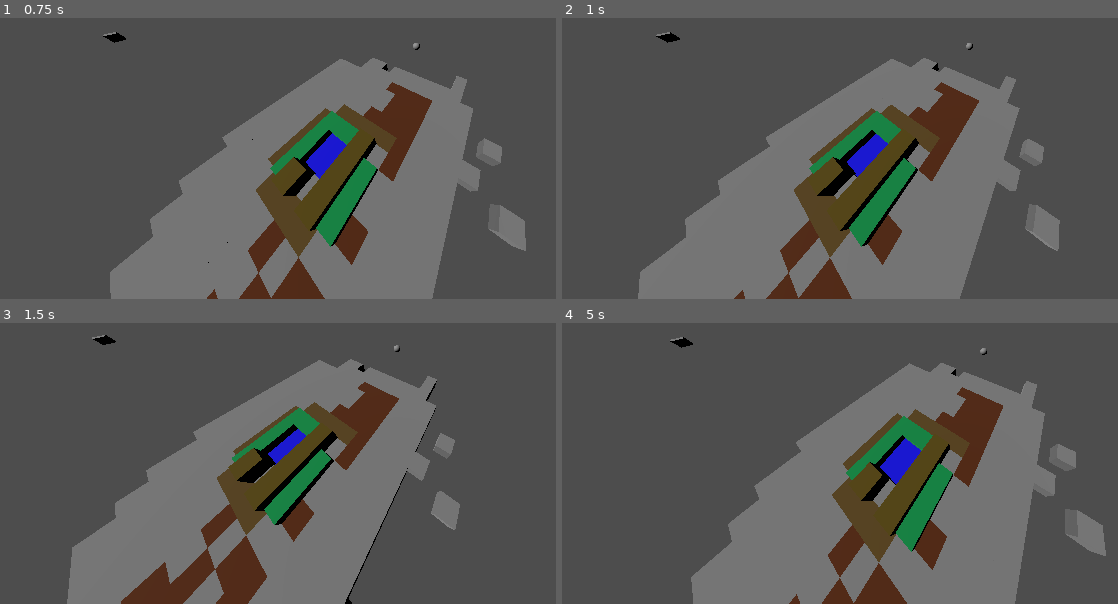
Above: before the commit, frames 1-4 (two rows, left to right).
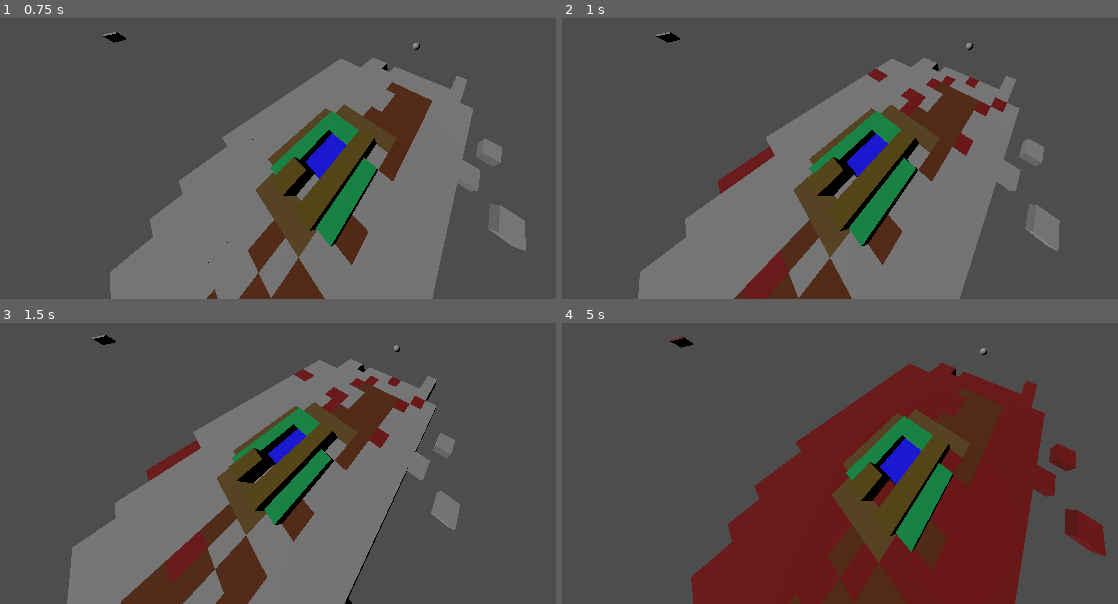
Above: after the commit, the same moments.

Repository: 100-Devs-1-Game/AsteroidFarming
Game: Godot game, scene res://scenes/main_scene.tscn
The game is run twice, just before and just after one commit, with the same random seed, the same clock (stepped at 60 frames per second) and the same inputs.
Inputs (mouse positions are in pixels of both pictures, inside the frame that each line leads up to):
- Up to frame 1 (0.75 s): tap Enter at 0.5 s; move the mouse to (outside the picture) at 0.52 s; hold D (move_right) from 0.53 s (still down); click (outside the picture) at 0.67 s
- Up to frame 2 (1 s): keep holding D (move_right)
- Up to frame 3 (1.5 s): move the mouse to (239, 401) at 1.27 s; release D (move_right) at 1.28 s; hold S (move_back) from 1.28 s (still down)
- Up to frame 4 (5 s): move the mouse to (outside the picture) at 2.02 s; release S (move_back) at 2.03 s; hold D (move_right) 2.03-2.78 s; move the mouse to (923, 469) at 2.77 s; hold W (move_forward) 2.78-3.53 s; click (923, 469) at 2.92 s; move the mouse to (outside the picture) at 3.52 s; hold A (move_left) from 3.53 s (still down); move the mouse to (outside the picture) at 4.27 s

Frame 1 is identical in both runs. In frame 2, 2.0% of the frame differs, in the area x 28-81%, y 18-100%; in frame 3, 1.7%; in frame 4, 29%, in the area x 19-98%, y 4-100%.

Commit message:
cycles working now

Diff:
--- a/src/scenes/farm.gd
+++ b/src/scenes/farm.gd
@@ -57,5 +57,50 @@
 		return cur
 	var element:FarmElement=self._element_dict.get(cur)
 	var res:int=element.manual_change(FarmConstants.TOOL.NOTHING)
-	print(cur,res)
 	return res
+
+func get_neighbours(cell:Vector3i,exclude_self:bool=true)->Dictionary[FarmConstants.TILE,int]:
+	var cells:Dictionary[Vector2i,int]={}
+	for i in range(-1,2):
+		for j in range(-1,2):
+			cells[Vector2i(i,j)]=self.get_cell_item(Vector3i(i,0,j))
+	if exclude_self:
+		cells.erase(Vector2i.ZERO)
+	var res:Dictionary[FarmConstants.TILE,int]
+	for key in cells:
+		var value:=cells[key]
+		if value not in range(FarmConstants.TILE.size()):
+			continue
+		res.get_or_add(value,0)
+		res[value]+=1
+	return res
+
+func determine_autochange(cell:Vector3i)->int:
+	var cur:=true_gridmap.get_cell_item(cell)
+	if cur not in self._element_dict:
+		return cur
+	var element:FarmElement=self._element_dict.get(cur)
+	var neigh:=self.get_neighbours(cell)
+	var res:int=element.auto_change(neigh)
+	return res
+
+func set_cell_res(cell:Vector3i,res:int):
+	true_gridmap.set_cell_item(cell,res)
+	if cell==cur_coords:
+		cur_stored=false
+	self.set_cell_item(cell,res)
+
+func run_cycle():
+	var new_ones:Dictionary[Vector3i,int]
+	for cell in self.get_used_cells():
+		var old:=self.get_cell_item(cell)
+		var size:=FarmConstants.TILE.size()
+		var new:int
+		# new=(abs(cell.x)+abs(cell.y))%size
+		new=self.determine_autochange(cell)
+		if new!=old:
+			new_ones[cell]=new
+	for cell in new_ones:
+		var new:=new_ones[cell]
+		self.set_cell_res(cell,new)
+	print(len(new_ones))
--- a/src/scenes/main_camera.gd
+++ b/src/scenes/main_camera.gd
@@ -1,10 +1,8 @@
-@tool
 class_name MainCamera extends Camera3D
 
 @export var move_speed:=5.0
 @export var rotate_speed:=1.0
 @export var farm:Farm
-@onready var ray_cast_3d: RayCast3D = $RayCast3D
 
 const RAYLEN:=10000
 const EPSILON:=0.1
@@ -16,9 +14,8 @@
 
 # Called every frame. 'delta' is the elapsed time since the previous frame.
 func _process(delta: float) -> void:
-	if not Engine.is_editor_hint():
-		move(delta)
-		interact()
+	move(delta)
+	interact()
 
 func move(delta: float):
 	var base_direction:=Input.get_vector("move_left","move_right","move_forward","move_back")
--- a/src/scenes/main_scene.tscn
+++ b/src/scenes/main_scene.tscn
@@ -1,9 +1,10 @@
-[gd_scene load_steps=8 format=3 uid="uid://bpfx6pu5068uy"]
+[gd_scene load_steps=9 format=3 uid="uid://bpfx6pu5068uy"]
 
 [ext_resource type="Script" uid="uid://qmqny13dn51b" path="res://scenes/main_camera.gd" id="1_pw63i"]
 [ext_resource type="MeshLibrary" uid="uid://dj2gwxmun3byt" path="res://assets/tiles/TestMeshLibrary.tres" id="1_w2twt"]
 [ext_resource type="Script" uid="uid://cyikgmoxhotjh" path="res://scenes/farm.gd" id="3_7ykc4"]
 [ext_resource type="Script" uid="uid://71jxb0tokcx4" path="res://scripts/farm_element.gd" id="4_pu3yx"]
+[ext_resource type="Script" uid="uid://5tnrmukvr7sp" path="res://scripts/farm_element_transition.gd" id="5_gubc5"]
 
 [sub_resource type="SphereMesh" id="SphereMesh_7ykc4"]
 
@@ -41,11 +42,23 @@
 autostart = true
 
 [node name="Cycle Timer" type="Timer" parent="GridMap"]
-wait_time = 0.25
 autostart = true
 
-[node name="FarmElement" type="Node3D" parent="GridMap"]
+[node name="Common Transitions" type="Node3D" parent="GridMap"]
+
+[node name="ToVirus" type="Node3D" parent="GridMap/Common Transitions"]
+script = ExtResource("5_gubc5")
+target = 6
+base = 0.001
+modifiers = Dictionary[int, float]({
+5: 0.1,
+6: 1.0
+})
+metadata/_custom_type_script = "uid://5tnrmukvr7sp"
+
+[node name="Regolith" type="Node3D" parent="GridMap" node_paths=PackedStringArray("transitions")]
 script = ExtResource("4_pu3yx")
+transitions = [NodePath("../Common Transitions/ToVirus")]
 default_tool_transition = 1
 metadata/_custom_type_script = "uid://71jxb0tokcx4"
 
@@ -66,3 +79,4 @@
 shape = SubResource("BoxShape3D_7ykc4")
 
 [connection signal="timeout" from="GridMap/Select Timer" to="GridMap" method="toggle_hide"]
+[connection signal="timeout" from="GridMap/Cycle Timer" to="GridMap" method="run_cycle"]
--- a/src/scripts/farm_constants.gd
+++ b/src/scripts/farm_constants.gd
@@ -4,11 +4,11 @@
 enum TILE {
 	REGOLITH,
 	DIRT,
+	WATER,
 	SOIL,
-	VIRUS,
-	WATER,
 	START_WHEAT,
-	END_WHEAT
+	END_WHEAT,
+	VIRUS
 }
 
 enum TOOL {
--- a/src/scripts/farm_element.gd
+++ b/src/scripts/farm_element.gd
@@ -1,13 +1,18 @@
+@tool
 class_name FarmElement extends Node3D
 
 @export var type:FarmConstants.TILE
-@export var next_element:FarmConstants.TILE
-@export var next_element_factors:Dictionary[FarmConstants.TILE,float]
 @export var transitions:Array[FarmElementTransition]
+@export var new_transition:FarmElementTransition=null
 @export var default_tool_transition:FarmConstants.TILE
 
-func _ready() -> void:
-	return
+func _process(_delta: float) -> void:
+	var i:int=0
+	if null in transitions:
+		transitions.erase(null)
+	if new_transition:
+		transitions.append(new_transition)
+		new_transition=null
 
 func manual_change(tool:FarmConstants.TOOL):
 	return default_tool_transition
--- a/src/scripts/farm_element_transition.gd
+++ b/src/scripts/farm_element_transition.gd
@@ -12,6 +12,6 @@
 		modifier*=count
 		odds+=modifier
 	var decision:=randf()
-	if decision>odds:
+	if decision<odds:
 		return self.target
 	return base
